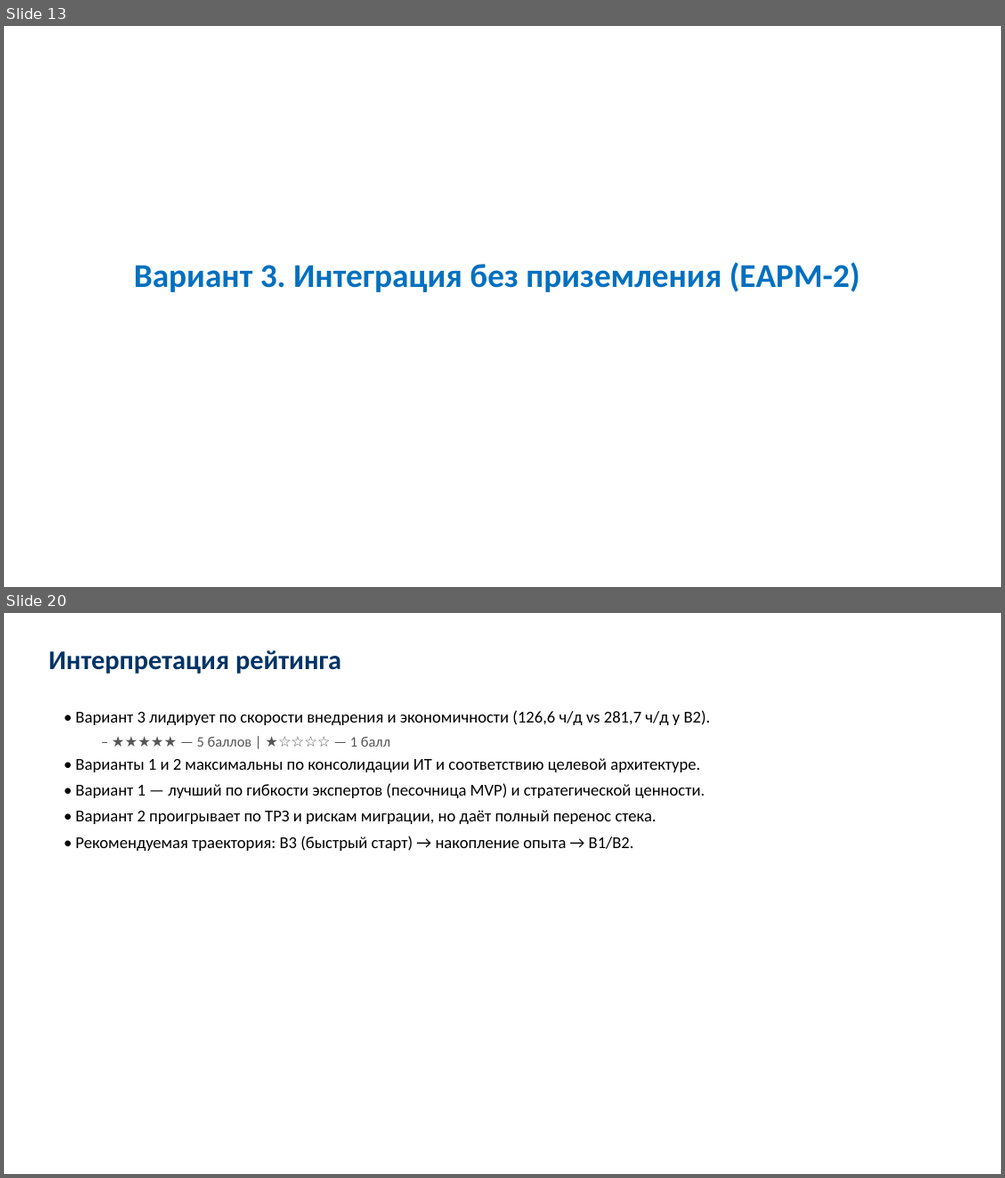
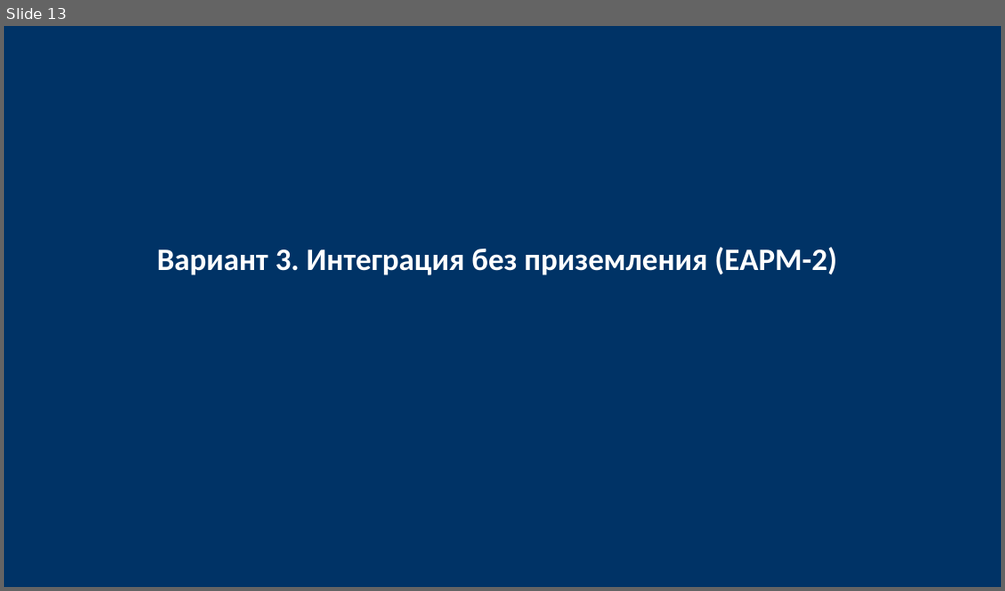
Before and after one commit to KMNV777/main_arsen, a slide deck: docs/presentations/CM_IMA_EAPM_variants_comparison.pptx. Shown one above the other, each under a label of ours: slides 13 and 20 before the commit, slide 13 after it; the slides between them are not shown. The pictures are 1005x1178 and 1005x591 pixels, drawn with LibreOffice and Linux fonts; fonts in the diff are those of the drawing. Boxes give left, top, right and bottom in pixels: in the first picture for what was removed or moved away, otherwise in the second. Text is boxed around its words. In the diff, an @@ line names an element or a change of style, - is before the commit and + after.

```diff
--- a/docs/presentations/CM_IMA_EAPM_variants_comparison.pptx
+++ b/docs/presentations/CM_IMA_EAPM_variants_comparison.pptx
@@ slide 20 removed at (x1=4, y1=613, x2=1001, y2=1174), background #FFFFFF @@
@@ text removed at (x1=48, y1=650, x2=341, y2=674) @@
-Интерпретация рейтинга
@@ text removed at (x1=75, y1=710, x2=711, y2=851) @@
-• Вариант 3 лидирует по скорости внедрения и экономичности (126,6 ч/д vs 281,7 ч/д у В2).
-  – ★★★★★ — 5 баллов | ★☆☆☆☆ — 1 балл
-• Варианты 1 и 2 максимальны по консолидации ИТ и соответствию целевой архитектуре.
-• Вариант 1 — лучший по гибкости экспертов (песочница MVP) и стратегической ценности.
-• Вариант 2 проигрывает по ТРЗ и рискам миграции, но даёт полный перенос стека.
-• Рекомендуемая траектория: В3 (быстрый старт) → накопление опыта → В1/В2.
@@ slide 13 changed as well @@
@@ rectangle added at (x1=4, y1=26, x2=1001, y2=587), fill #003366 @@
@@ text "Вариант 3. Интеграция без приземления ..." moved from (x1=134, y1=262, x2=860, y2=292) to (x1=157, y1=247, x2=837, y2=275) @@
@@ text "Вариант 3. Интеграция без приземления ..." at (x1=157, y1=247, x2=837, y2=275): size 32 to 30 pt, text colour #0070C0 to #FFFFFF @@
```
Also in this commit, not shown: 18 other slides changed, 2 slides added, 2 other slides removed, 6 other files.
